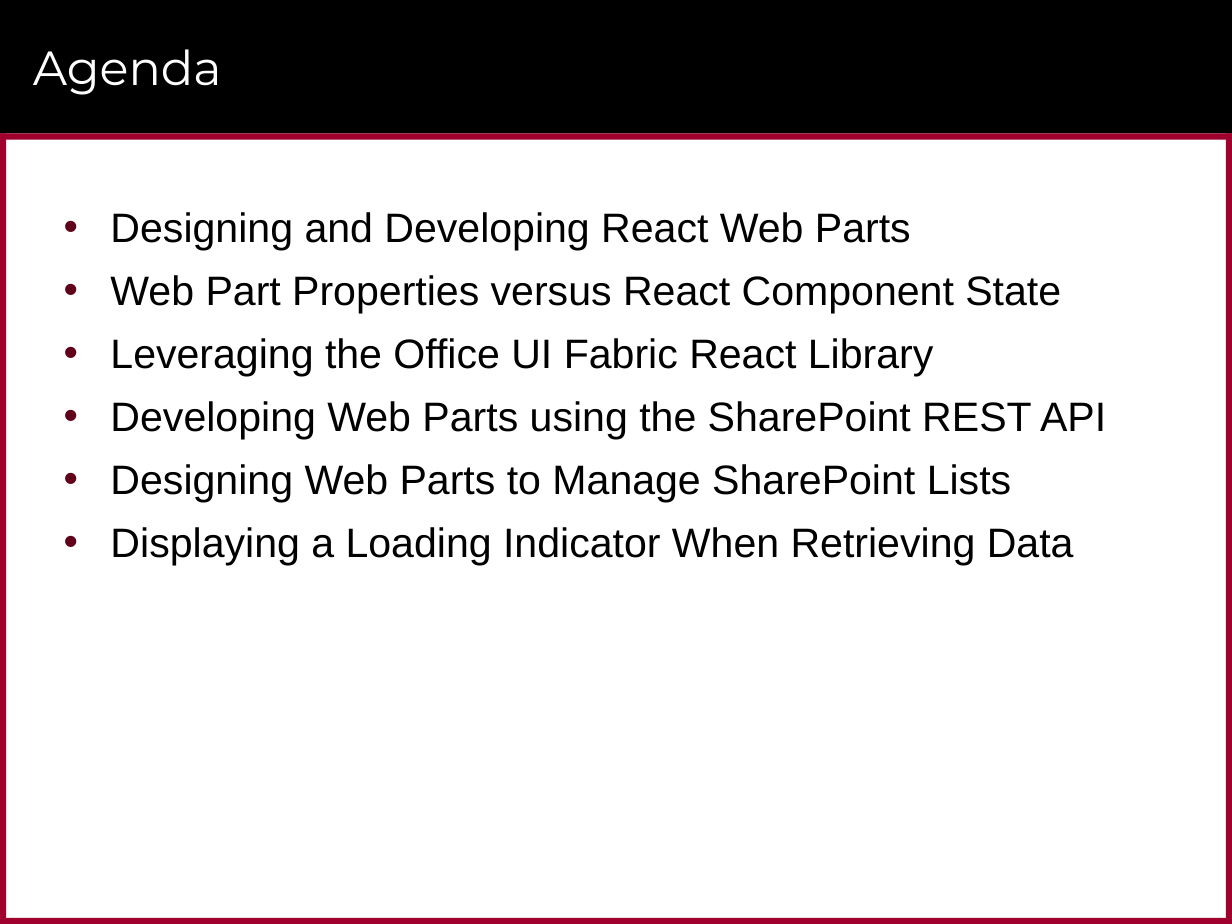
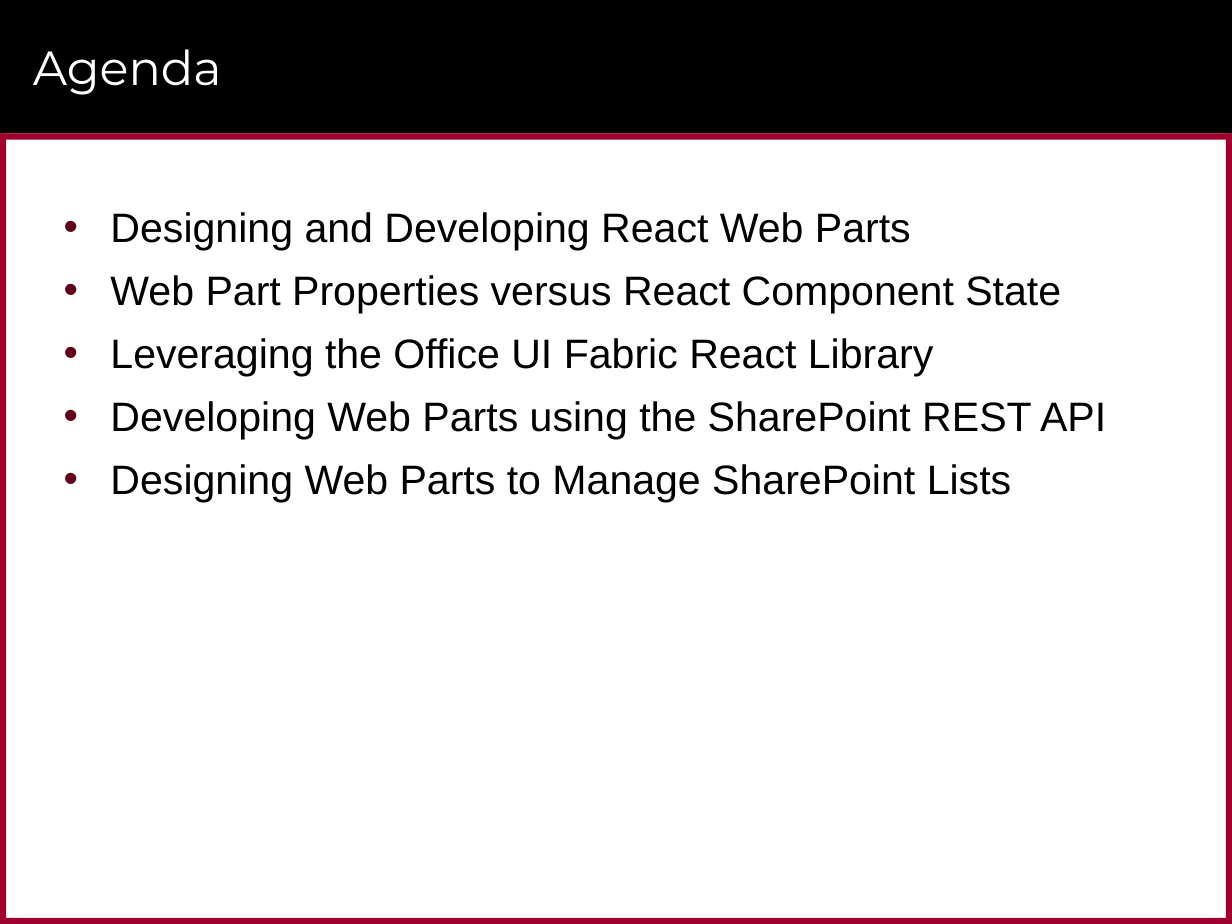
Before and after one commit to CriticalPathTraining/MSD365_Courseware, a slide deck: slide 2 of 05 ReactWebParts.pptx. Drawn at 1232x924 pixels with LibreOffice and Linux fonts; fonts in the diff are those of the drawing; background and template pictures are left out. Boxes give left, top, right and bottom in pixels: in the first picture for what was removed or moved away, otherwise in the second. Text is boxed around its words. In the diff, an @@ line names an element or a change of style, - is before the commit and + after.

```diff
--- a/05 ReactWebParts.pptx
+++ b/05 ReactWebParts.pptx
@@ text at (110, 527, 1074, 565): paragraph removed @@
-• Displaying a Loading Indicator When Retrieving Data
```
Also in this commit, not shown: 14 slides added, 28 slides removed, 19 other files.
